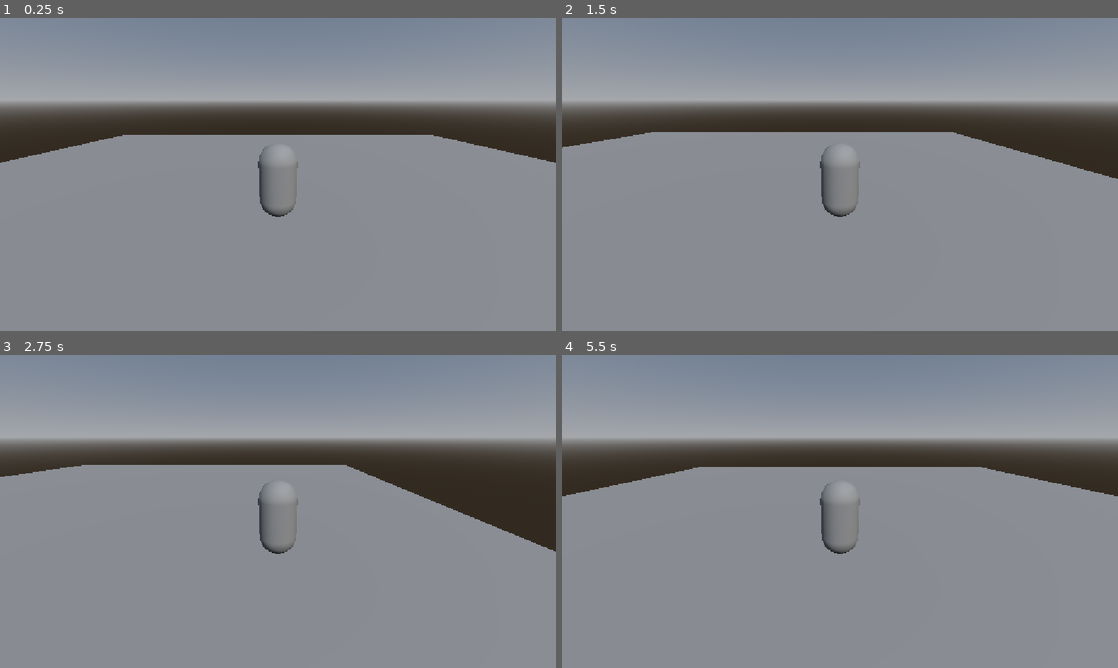
Above: before the commit, frames 1-4 (two rows, left to right).
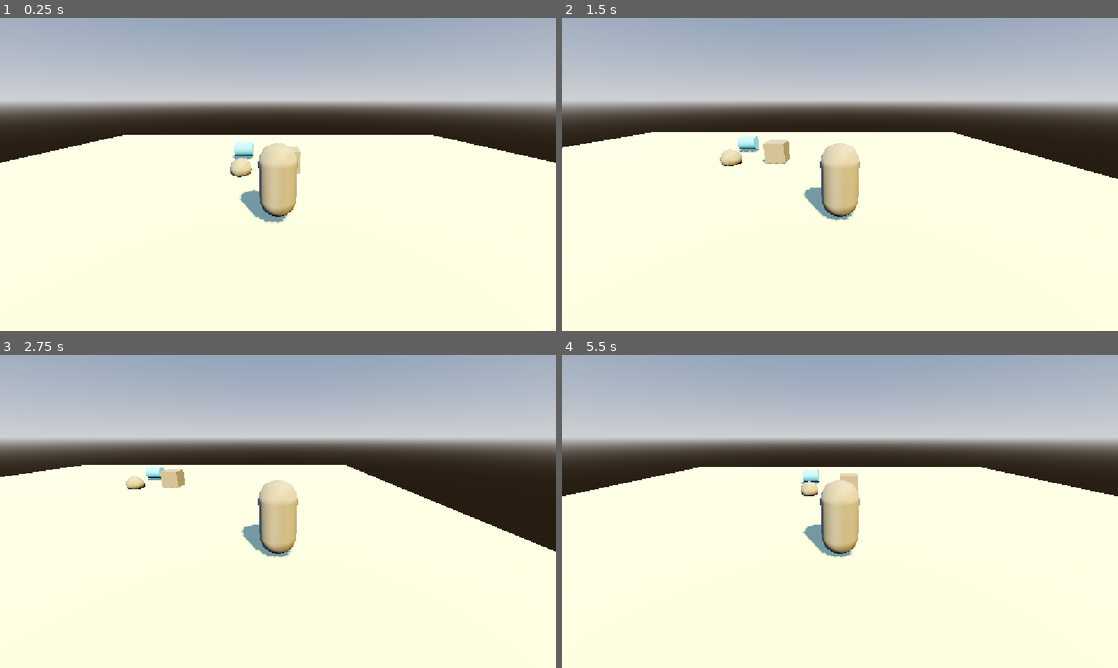
Above: after the commit, the same moments.

Repository: ayush3104/Apricity
Game: Godot game, scene res://main.tscn
The game is run twice, just before and just after one commit, with the same random seed, the same clock (stepped at 60 frames per second) and the same inputs.
Inputs:
- Up to frame 1 (0.25 s): no input
- Up to frame 2 (1.5 s): tap Enter (ui_accept) at 0.5, 0.77 s; hold Right (ui_right) 0.53-1.28 s; hold Down (ui_down) from 1.28 s (still down)
- Up to frame 3 (2.75 s): tap Enter (ui_accept) at 1.52 s; release Down (ui_down) at 2.03 s; hold Right (ui_right) from 2.03 s (still down)
- Up to frame 4 (5.5 s): release Right (ui_right) at 2.78 s; hold Up (ui_up) 2.78-3.53 s; tap Enter (ui_accept) at 3.02, 3.77, 4.52 s; hold Left (ui_left) 3.53-5.03 s; hold Down (ui_down) from 5.03 s (still down)

The runs differ from the first frame. In frame 1, 89% of the frame differs, in the area x 0-100%, y 0-100%; in frame 2, 89%; in frame 3, 87%; in frame 4, 90%.

Commit message:
Added pastel floor, lighting, and kickable physics junk

Diff:
--- a/main.tscn
+++ b/main.tscn
@@ -4,6 +4,10 @@
 
 [sub_resource type="BoxShape3D" id="BoxShape3D_uj04i"]
 size = Vector3(30, 1, 30)
+
+[sub_resource type="StandardMaterial3D" id="StandardMaterial3D_ig7tw"]
+albedo_color = Color(0.7176471, 0.7882353, 0.70980394, 1)
+roughness = 0.73
 
 [sub_resource type="ProceduralSkyMaterial" id="ProceduralSkyMaterial_7h7mn"]
 
@@ -13,10 +17,28 @@
 [sub_resource type="Environment" id="Environment_uj04i"]
 background_mode = 2
 sky = SubResource("Sky_jc63w")
+tonemap_mode = 3
+glow_enabled = true
+glow_intensity = 0.21
 
 [sub_resource type="CapsuleShape3D" id="CapsuleShape3D_vpupq"]
 
 [sub_resource type="CapsuleMesh" id="CapsuleMesh_uj04i"]
+
+[sub_resource type="PhysicsMaterial" id="PhysicsMaterial_ig7tw"]
+friction = 0.8
+bounce = 0.1
+
+[sub_resource type="CylinderShape3D" id="CylinderShape3D_uj04i"]
+
+[sub_resource type="StandardMaterial3D" id="StandardMaterial3D_p5viw"]
+albedo_color = Color(0.3764706, 0.73333335, 1, 1)
+
+[sub_resource type="CylinderMesh" id="CylinderMesh_uj04i"]
+material = SubResource("StandardMaterial3D_p5viw")
+top_radius = 0.4
+bottom_radius = 0.4
+height = 1.0
 
 [node name="main" type="Node3D" unique_id=358803946]
 
@@ -27,9 +49,12 @@
 
 [node name="CSGBox3D" type="CSGBox3D" parent="StaticBody3D" unique_id=1476011714]
 size = Vector3(30, 1, 30)
+material = SubResource("StandardMaterial3D_ig7tw")
 
 [node name="DirectionalLight3D" type="DirectionalLight3D" parent="." unique_id=215289203]
 transform = Transform3D(0.8660254, -0.35355338, 0.35355338, 0, 0.70710677, 0.70710677, -0.5, -0.6123724, 0.6123724, 0, 0, 0)
+light_color = Color(0.9454426, 0.7502489, 0.34346297, 1)
+shadow_enabled = true
 
 [node name="WorldEnvironment" type="WorldEnvironment" parent="." unique_id=962807119]
 environment = SubResource("Environment_uj04i")
@@ -46,3 +71,24 @@
 
 [node name="Camera3D" type="Camera3D" parent="Player" unique_id=380383436]
 transform = Transform3D(1, 0, 0, 0, 0.9396926, 0.34202012, 0, -0.34202012, 0.9396926, 0, 2, 5)
+
+[node name="CSGPolygon3D" type="CSGPolygon3D" parent="." unique_id=779872182]
+transform = Transform3D(1, 0, 0, 0, 1, 0, 0, 0, 1, 0, 0.5059426, -3.826131)
+use_collision = true
+
+[node name="CSGSphere3D" type="CSGSphere3D" parent="." unique_id=1965297128]
+transform = Transform3D(0.9997762, 0, -0.021157417, 0, 1, 0, 0.021157417, 0, 0.9997762, -1.701216, 0.7190168, -3.8870287)
+use_collision = true
+
+[node name="Junk can" type="RigidBody3D" parent="." unique_id=1916500334]
+transform = Transform3D(0.09447633, 0.9955271, 0, -0.9955271, 0.09447633, 0, 0, 0, 1, -2.0003738, 1.1657858, -6.6352)
+physics_material_override = SubResource("PhysicsMaterial_ig7tw")
+linear_damp = 1.0
+angular_damp = 1.0
+
+[node name="CollisionShape3D" type="CollisionShape3D" parent="Junk can" unique_id=847206808]
+shape = SubResource("CylinderShape3D_uj04i")
+
+[node name="MeshInstance3D" type="MeshInstance3D" parent="Junk can" unique_id=1572999240]
+transform = Transform3D(0.99996954, -0.0078089014, 0, 0.0078089014, 0.99996954, 0, 0, 0, 1, 0, 0, 0)
+mesh = SubResource("CylinderMesh_uj04i")
--- a/player.gd
+++ b/player.gd
@@ -26,3 +26,10 @@
 		velocity.z = move_toward(velocity.z, 0, SPEED)
 
 	move_and_slide()
+	# --- PUSH RIGIDBODIES (JUNK / CANS) ---
+	for i in get_slide_collision_count():
+		var c = get_slide_collision(i)
+		if c.get_collider() is RigidBody3D:
+			var push_dir = -c.get_normal()
+			var push_force = 4.0
+			c.get_collider().apply_central_impulse(push_dir * push_force)
